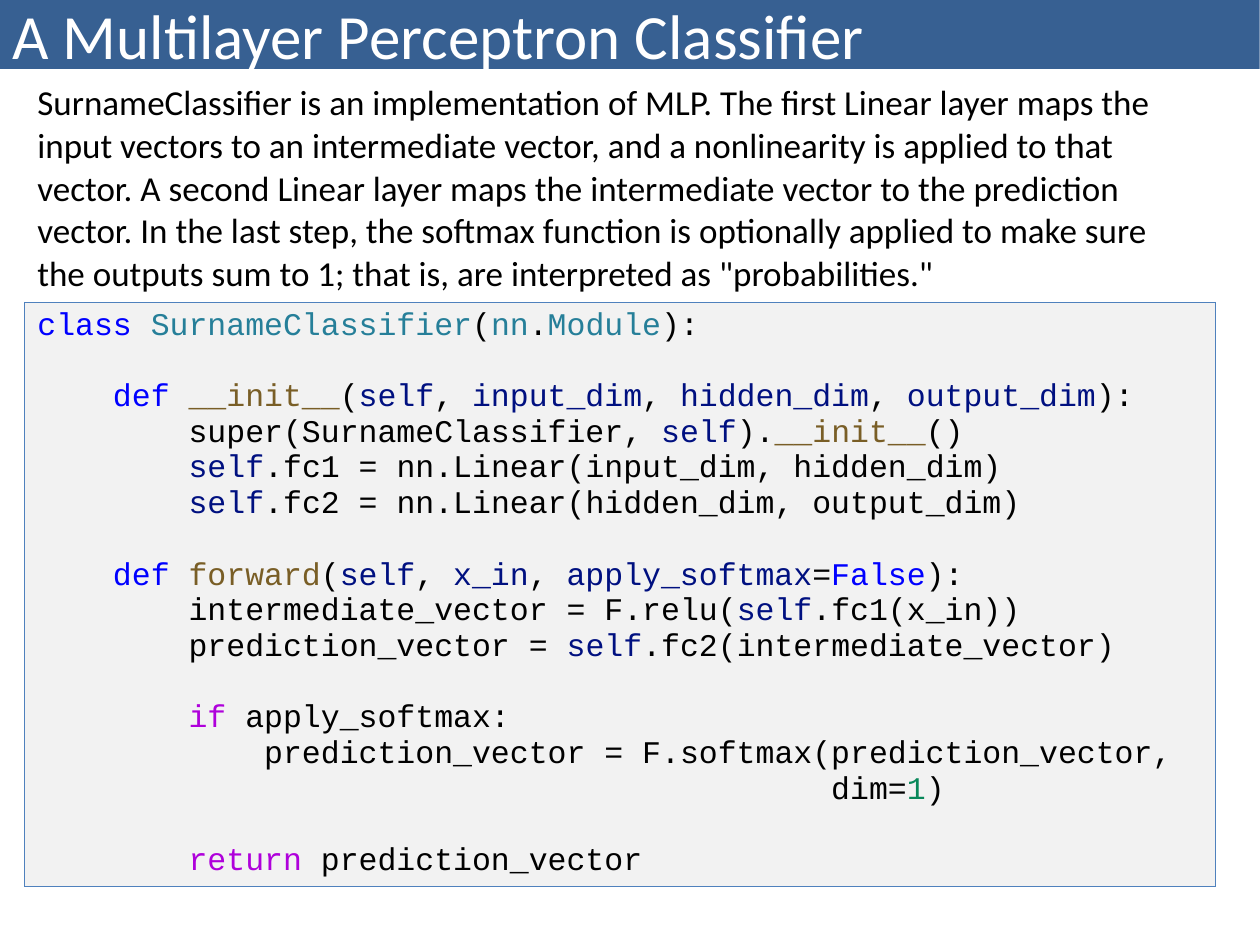
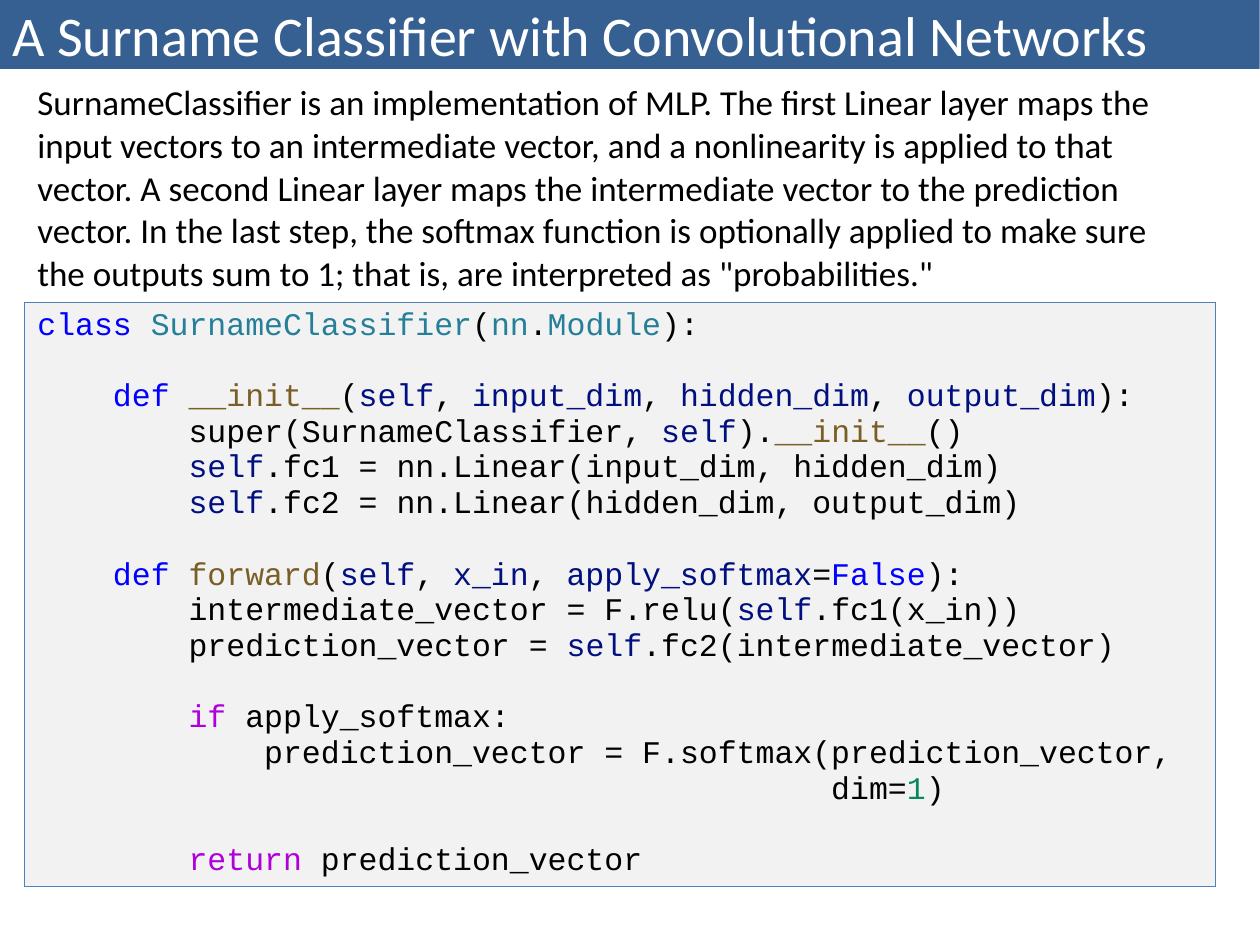
Before and after one commit to bzitko/nlp_repo, a slide deck: slide 8 of slides/nlp p03 feed forward networks/nlp p03.5 surname classification cnn.pptx (slide 13 before the commit). Drawn at 1260x945 pixels with LibreOffice and Linux fonts; fonts in the diff are those of the drawing. Boxes give left, top, right and bottom in pixels: in the first picture for what was removed or moved away, otherwise in the second. Text is boxed around its words. In the diff, an @@ line names an element or a change of style, - is before the commit and + after.

```diff
--- a/slides/nlp p03 feed forward networks/nlp p03.5 surname classification cnn.pptx
+++ b/slides/nlp p03 feed forward networks/nlp p03.5 surname classification cnn.pptx
@@ title at (12,17,1148,70): text changed; size 36 to 32 pt @@
-A Multilayer Perceptron Classifier
+A Surname Classifier with Convolutional Networks
```
Also in this commit, not shown: 7 other slides changed, 8 slides removed, 7 other files.
